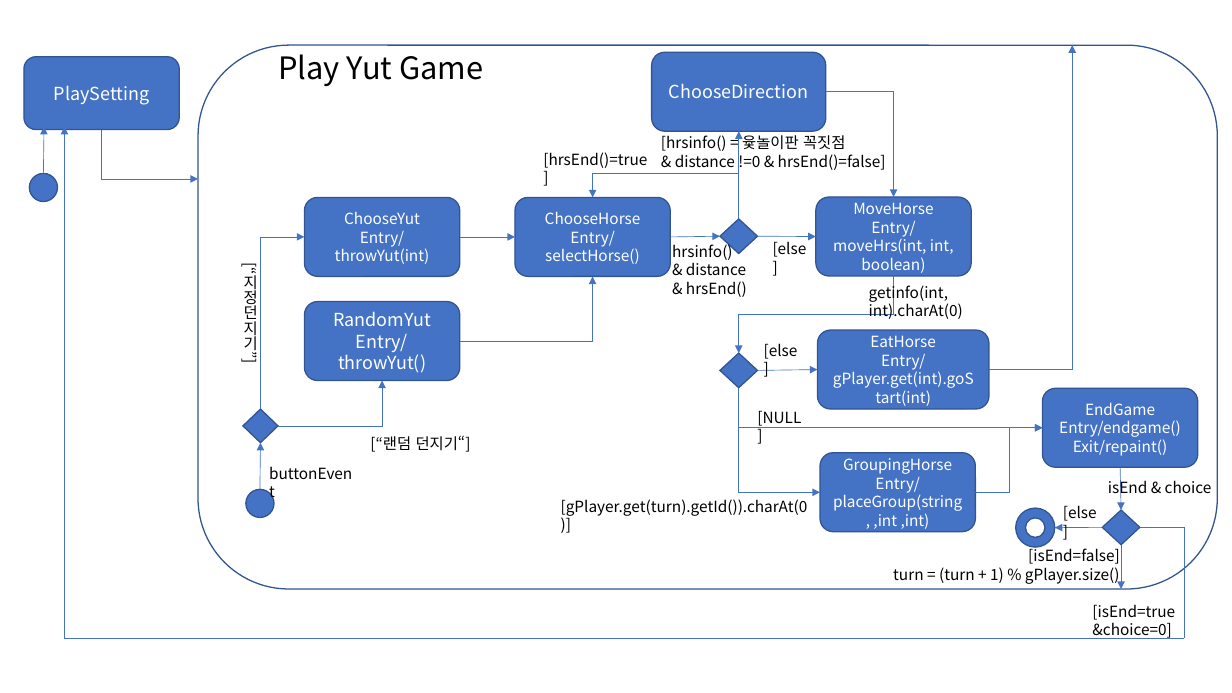
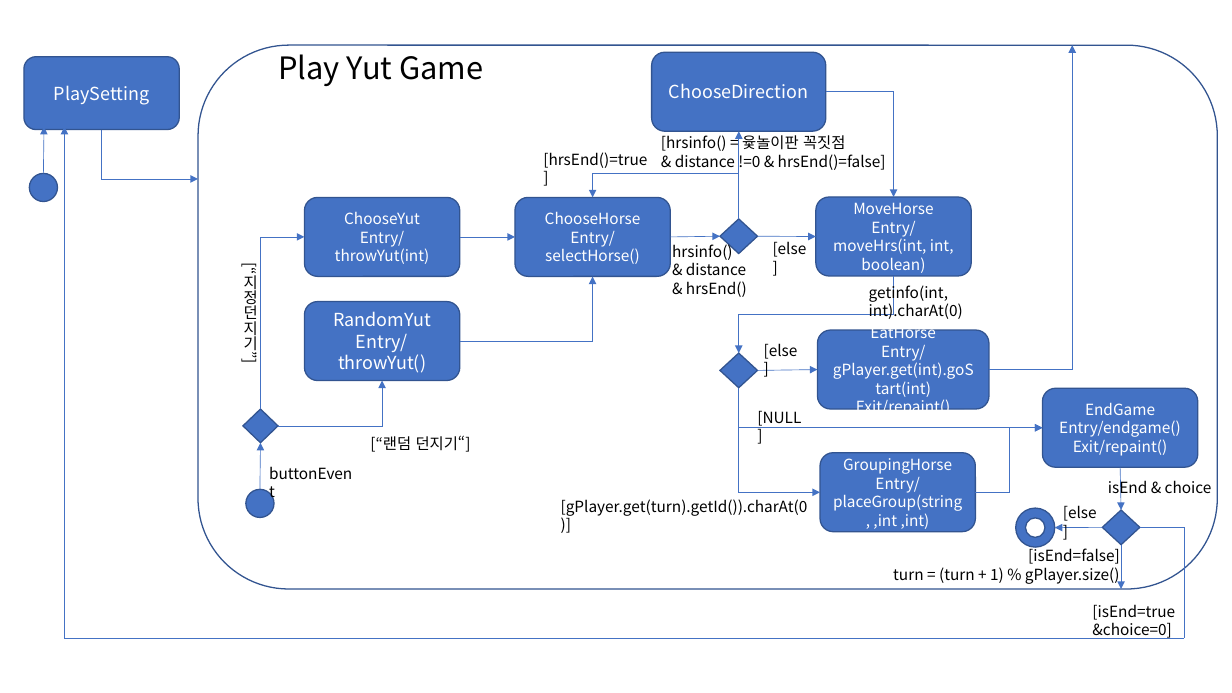
Before and after one commit to sweteam5/2019-1-SE-team5, a slide deck: slide 1 of State Chart.pptx. Drawn at 1232x693 pixels with LibreOffice and Linux fonts; fonts in the diff are those of the drawing. Boxes give left, top, right and bottom in pixels: in the first picture for what was removed or moved away, otherwise in the second. Text is boxed around its words. In the diff, an @@ line names an element or a change of style, - is before the commit and + after.

```diff
--- a/State Chart.pptx
+++ b/State Chart.pptx
@@ text in rounded rectangle at [856, 397, 950, 417]: paragraph added @@
+Exit/repaint()
```
